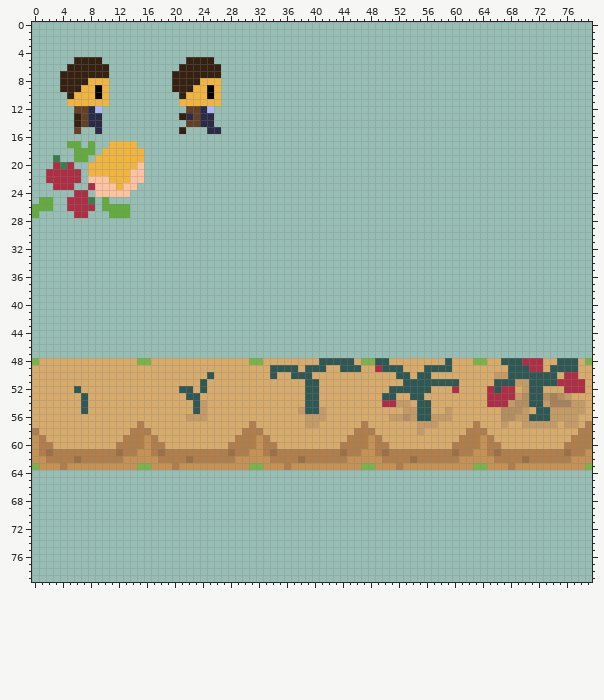
One commit to this sprite sheet: res/chars.png. Above: the version before the commit.
The file is 80x80 pixels. Colours within 5 levels of each other are drawn and written as one.
And afterwards:
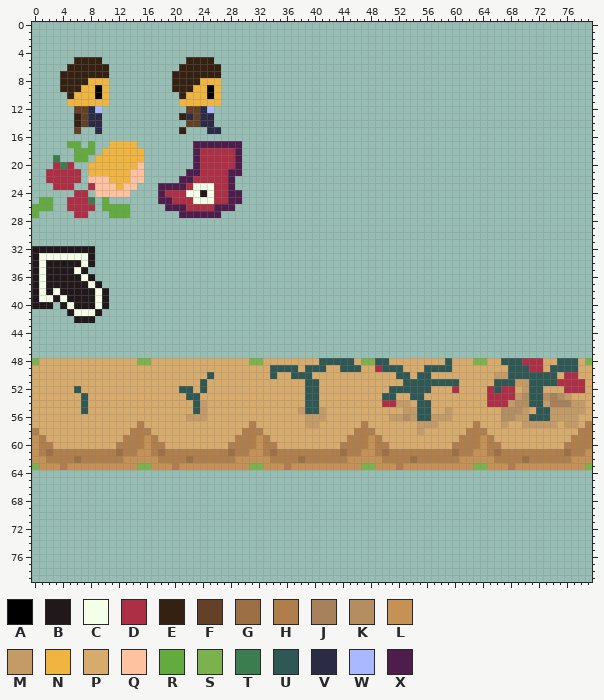
Palette (. is transparent): A #000000  B #21181b  C #f5ffe8  D #ad2f45  E #342112  F #634026  G #9d6f44  H #af7e4b  J #a6815b  K #b48d60  L #c59154  M #c49b66  N #f0b541  P #d7ab6c  Q #ffc2a1  R #63ab3f  S #7bb24e  T #3b7d4f  U #2f5753  V #2b2b45  W #a9b8ff  X #4f1d4c
What changed:
@@ x 16..31 @@
 16 ................
-17 ................
-18 ................
-19 ................
-20 ................
-21 ................
-22 ................
-23 ................
-24 ................
-25 ................
-26 ................
-27 ................
+17 .......XXXXXXX..
+18 .......XDDDDDX..
+19 .......XDDDDDX..
+20 .......XDDDDDX..
+21 ......XXDDDDXX..
+22 .....XXDDDDDX...
+23 ..XXXXDCCCDDX...
+24 ..XDDDCCBCDDXX..
+25 ..XXDDDCCCDDXX..
+26 ...XXXDDDDXXX...
+27 .....XXXXXX.....
 28 ................
@@ x 0..12 @@
 31 .............
-32 .............
-33 .............
-34 .............
-35 .............
-36 .............
-37 .............
-38 .............
-39 .............
-40 .............
-41 .............
-42 .............
+32 BBBBBBBBB....
+33 BCCCCCCCB....
+34 BCBBBBBCB....
+35 BCBBBBCB.....
+36 BCBBBBBCB....
+37 BCBBBBBBCB...
+38 BCBCBBBBBCB..
+39 BCCBCBBBBCB..
+40 BBB.BCBBBCB..
+41 .....BCCCB...
+42 ......BBB....
 43 .............
Pixel boxes of the changes (left, top, right, bottom) in both pictures:
added: (158, 141, 242, 218)
added: (32, 246, 109, 323)
